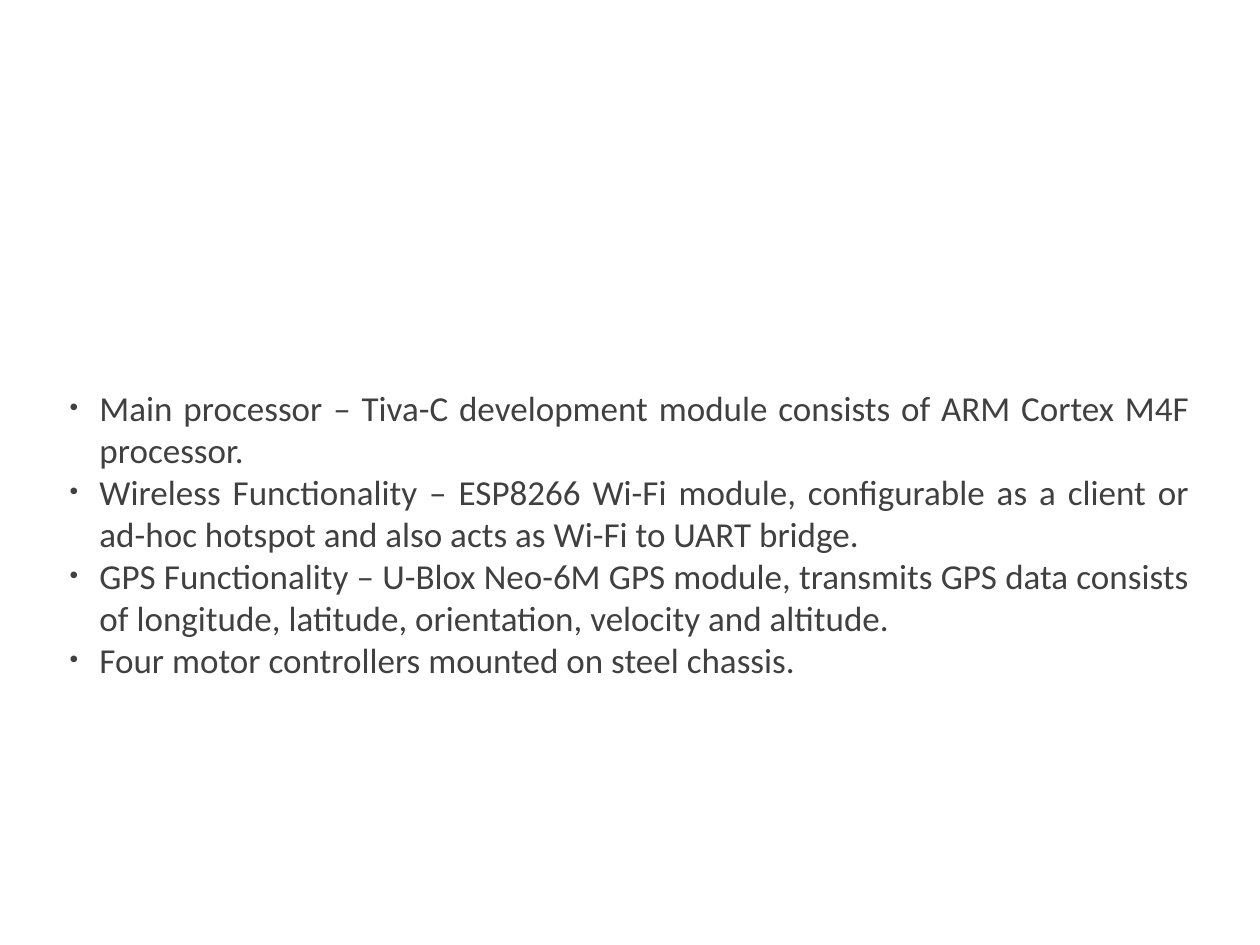
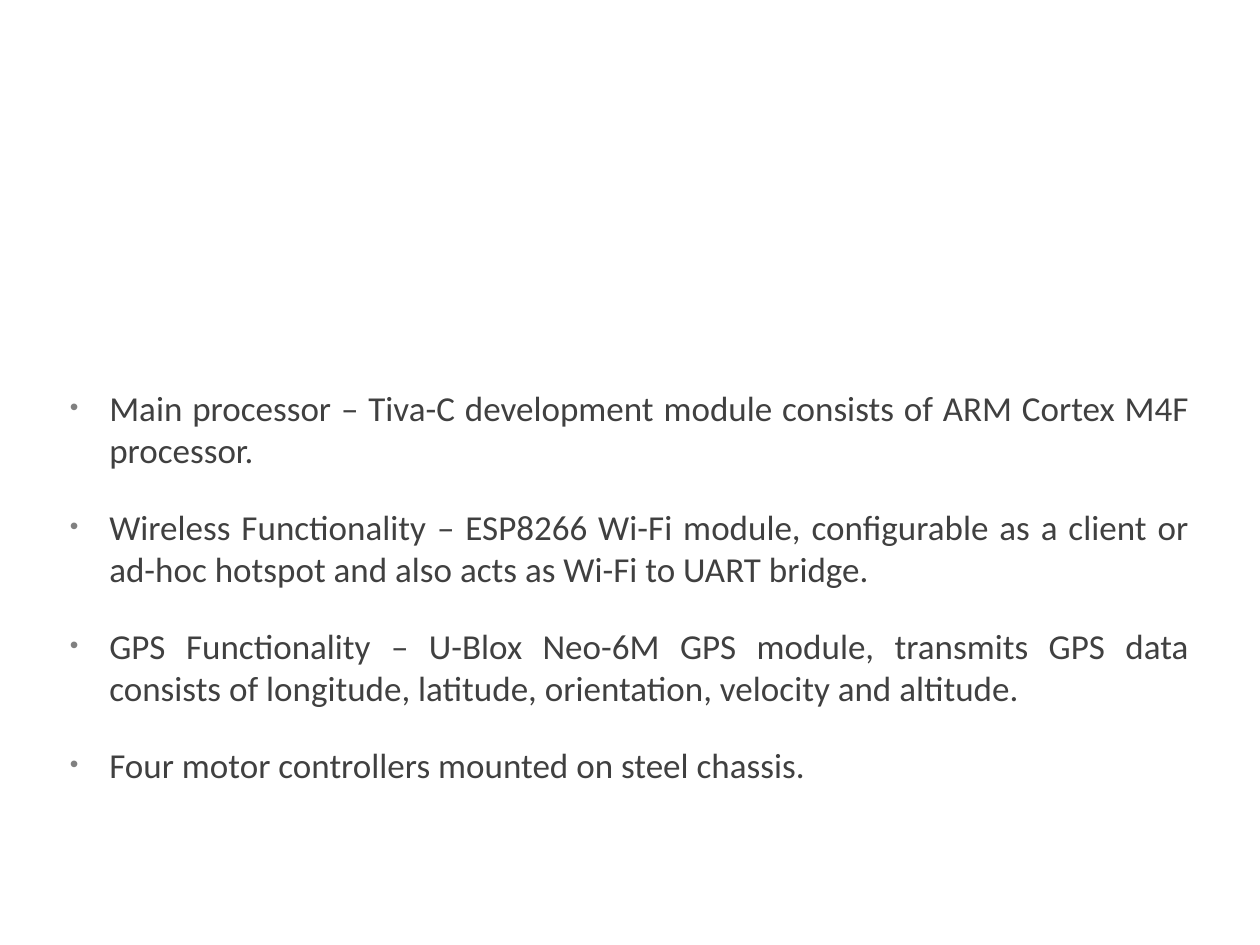
Before and after one commit to Shamshel/ECE5770, a slide deck: slide 3 of Documentation/Presentation.pptx. Drawn at 1260x945 pixels with LibreOffice and Linux fonts; fonts in the diff are those of the drawing; background and template pictures are left out. Boxes give left, top, right and bottom in pixels: in the first picture for what was removed or moved away, otherwise in the second. Text is boxed around its words. In the diff, an @@ line names an element or a change of style, - is before the commit and + after.

```diff
--- a/Documentation/Presentation.pptx
+++ b/Documentation/Presentation.pptx
@@ text "Main processor – Tiva-C development ..." at box(109, 396, 1189, 779): indent changed; more space between paragraphs @@
```
Also in this commit, not shown: 4 other slides changed, 19 other files.
